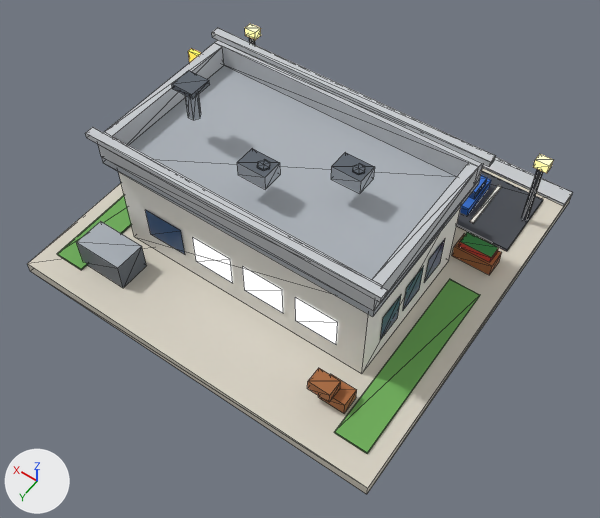
The glTF model public/models/v2/11_lod0.glb, before and after one commit.
One viewpoint serves both versions: a 50 mm camera at (-0.751, 1.088, 1.596) aimed at (-0.074, 0.141, 0.108). Arrows for +X, +Y and +Z are at lower left; the lights stay in place. The first picture is the older version. Mesh edges are drawn as thin lines. Vertices at exactly the same position are counted once.

The scene before the commit, as lines of its bpy script (objects in view):
```python
ob_b11_v2 = bpy.data.objects.new('b11_v2', me_b11_v2)
ob_b11_v2.location = (0.0, 0.0, 0.0)
```
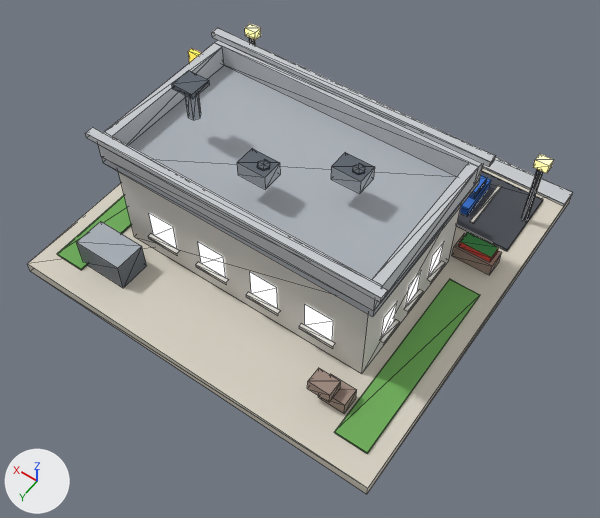
Pixel boxes [x1, y1, x2, y2] of what changed, in the pictures (600 x 518 px):
'b11_v2', surface changed, reshaped: [27, 23, 573, 494] in both
part 1 of me_b11_v2, rebuilt (27% narrower, 22% shorter): before [403, 266, 424, 310]; after [406, 271, 421, 305]
part 2 of me_b11_v2, rebuilt (27% narrower, 22% shorter): before [380, 296, 401, 340]; after [382, 302, 397, 336]
part 3 of me_b11_v2, rebuilt (34% narrower, 23% shorter): before [295, 297, 338, 344]; after [305, 305, 333, 341]
part 4 of me_b11_v2, rebuilt (29% narrower, 18% shorter): before [145, 210, 185, 254]; after [149, 213, 177, 249]
part 5 of me_b11_v2, rebuilt (29% narrower, 19% shorter): before [243, 267, 283, 313]; after [250, 272, 278, 309]
part 6 of me_b11_v2, rebuilt (29% narrower, 20% shorter): before [193, 238, 233, 283]; after [198, 242, 226, 278]
part 7 of me_b11_v2, rebuilt (24% narrower, 19% shorter): before [425, 240, 445, 282]; after [429, 242, 444, 276]
part 8 of me_b11_v2, added: after [148, 234, 445, 349]

The change, as a list of edits to the scene's bpy script:
```text
Change mat_wall_white:
    where n2 = _N.new('ShaderNodeMix'); n2.name = 'Mix'
    n2.inputs[7].default_value: (0.896, 0.88, 0.823, 1.0) -> (0.68, 0.658, 0.617, 1.0)  # 'B', white #f3f1ea -> 'B', light grey #d7d4ce
Change mat_wall_wood:
    where n2 = _N.new('ShaderNodeMix'); n2.name = 'Mix'
    n2.inputs[7].default_value: (0.392, 0.138, 0.0423, 1.0) -> (0.342, 0.25, 0.209, 1.0)  # 'B', brown #a8683a -> 'B', brown #9e897e
Change mat_white:
    where n2 = _N.new('ShaderNodeMix'); n2.name = 'Mix'
    n2.inputs[7].default_value: (0.88, 0.855, 0.791, 1.0) -> (0.617, 0.597, 0.552, 1.0)  # 'B', white #f1eee6 -> 'B', light grey #cecbc4
Add mat_glow_window_res:
    mat_glow_window_res = bpy.data.materials.new('glow_window_res')
    # nodes: BsdfPrincipled, Mix, OutputMaterial, VertexColor
    # colours: blue #3d5a82, mixed with the vertex colours
Change me_b11_v2:
    used by ob_b11_v2; location = (0.0, 0.0, 0.0)
    remove me_b11_v2.from_pydata(...)  # 556 vertices, 685 faces; spans x -0.48..0.48, y -0.48..0.48, z 0.0..0.462
    add me_b11_v2.from_pydata(...)  # 616 vertices, 725 faces; spans x -0.48..0.48, y -0.48..0.48, z 0.0..0.462
    me_b11_v2 part 1: the loose piece of 4 vertices spanning x -0.333, y 0.045..0.115, z 0.089..0.176 is rebuilt with 4 vertices and now spans x -0.333, y 0.055..0.105, z 0.093..0.171, in mat_glow_window_res
    me_b11_v2 part 2: the loose piece of 4 vertices spanning x -0.333, y 0.138..0.209, z 0.089..0.176 is rebuilt with 4 vertices and now spans x -0.333, y 0.154..0.204, z 0.093..0.171, in mat_glow_window_res
    me_b11_v2 part 3: the loose piece of 4 vertices spanning x -0.263..-0.157, y 0.273, z 0.089..0.176 is rebuilt with 4 vertices and now spans x -0.253..-0.181, y 0.273, z 0.093..0.171, in mat_glow_window_res
    me_b11_v2 part 4: the loose piece of 4 vertices spanning x 0.157..0.263, y 0.273, z 0.089..0.176 is rebuilt with 4 vertices and now spans x 0.181..0.253, y 0.273, z 0.093..0.171, in mat_glow_window_res
    me_b11_v2 part 5: the loose piece of 4 vertices spanning x -0.123..-0.017, y 0.273, z 0.089..0.176 is rebuilt with 4 vertices and now spans x -0.108..-0.036, y 0.273, z 0.093..0.171, in mat_glow_window_res
    me_b11_v2 part 6: the loose piece of 4 vertices spanning x 0.017..0.123, y 0.273, z 0.089..0.176 is rebuilt with 4 vertices and now spans x 0.036..0.108, y 0.273, z 0.093..0.171, in mat_glow_window_res
    me_b11_v2 part 7: the loose piece of 4 vertices spanning x -0.333, y -0.049..0.022, z 0.089..0.176 is rebuilt with 4 vertices and now spans x -0.333, y -0.044..0.005, z 0.093..0.171, in mat_glow_window_res
    me_b11_v2 part 8
    20 vertices are added at x -0.343..0.343, y -0.052..0.283, z 0.085
    20 new vertices lie (0.0, 0.0, 0.008) away from vertices in x -0.343..0.343, y -0.052..0.283, z 0.085
    8 new vertices lie (0.0, -0.01, 0.0) away from vertices in x -0.261..0.261, y 0.283, z 0.093
    6 new vertices lie (-0.01, 0.0, 0.0) away from vertices in x 0.343, y -0.052..0.212, z 0.093
    6 new vertices lie (0.01, 0.0, 0.0) away from vertices in x -0.343, y -0.052..0.212, z 0.093
    40 new faces join them, mat_white
    other edits to the shape of me_b11_v2 do not show in these pictures
    remove me_b11_v2.materials.append(mat_glow_window)
    add me_b11_v2.materials.append(mat_glow_window_res)
```
